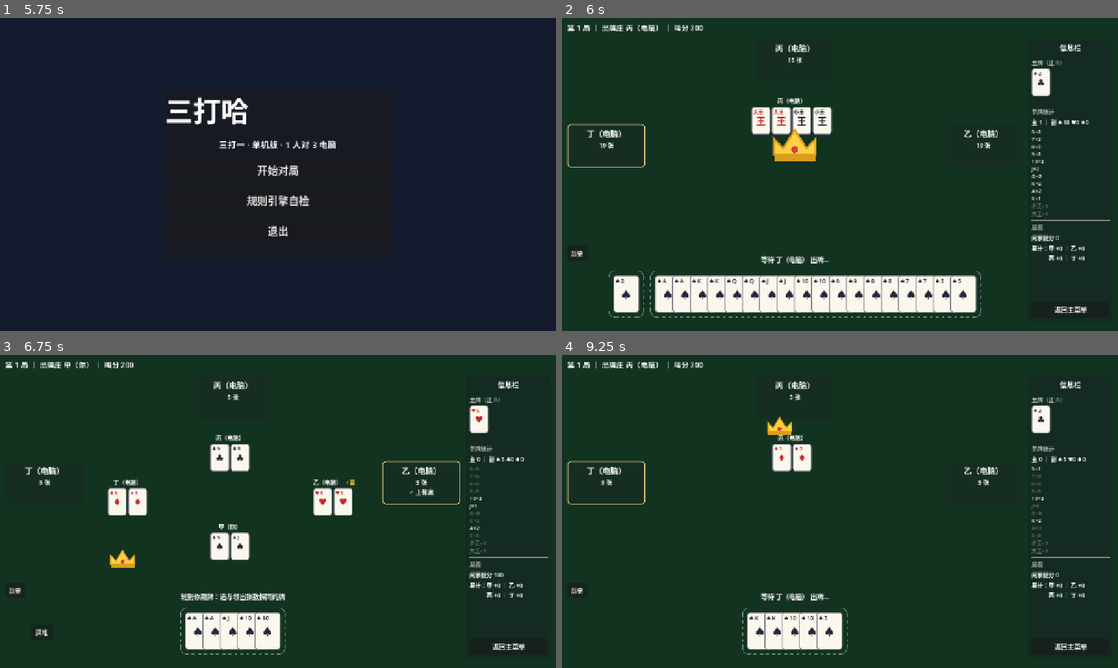
Above: before the commit, frames 1-4 (two rows, left to right).
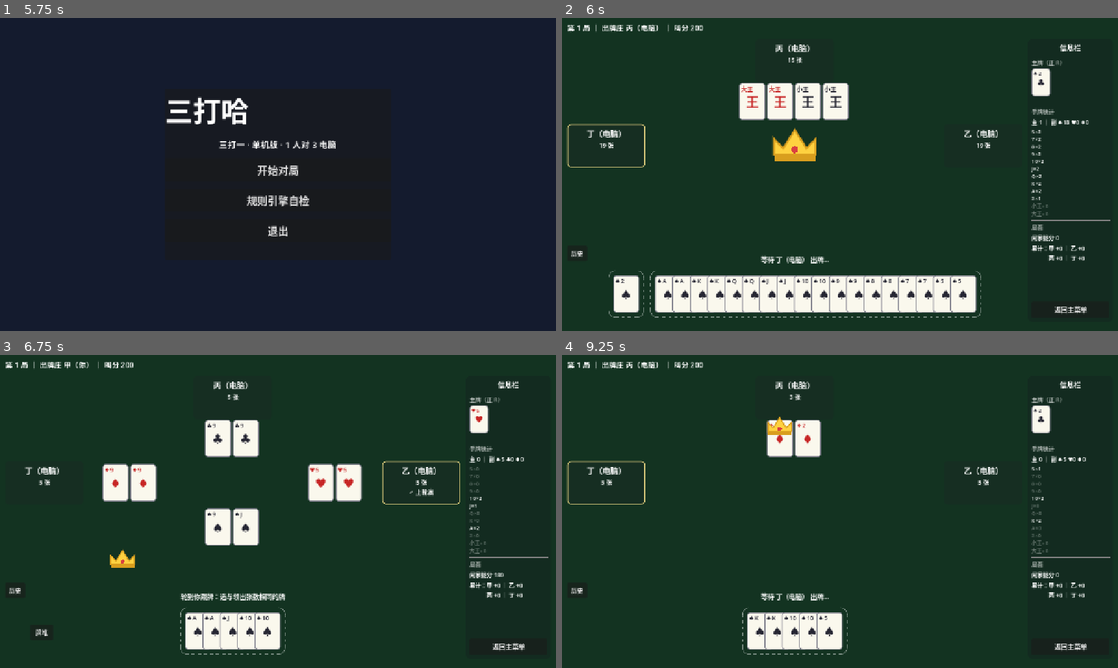
Above: after the commit, the same moments.

Repository: longy1/three-beat-one
Game: Godot game, scene res://scene/main_menu.tscn
The game is run twice, just before and just after one commit, with the same random seed, the same clock (stepped at 60 frames per second) and the same inputs.
Inputs:
- Up to frame 1 (5.75 s): click "开始对局" at 0.5 s; click "叫 135" at 1.25 s; click "返回主菜单" at 2 s; click "开始对局" at 2.75 s; click "叫 140" at 3.5 s; click "历史" at 4.25 s; click "返回主菜单" at 5 s
- Up to frame 2 (6 s): click "规则引擎自检" at 5.75 s
- Up to frame 3 (6.75 s): click "出牌" at 6.5 s
- Up to frame 4 (9.25 s): click "返回主菜单" at 7.25 s; click "历史" at 8 s; click "规则引擎自检" at 8.75 s

Frame 1 is identical in both runs. In frame 2, 2.7% of the frame differs, in the area x 31-52%, y 20-38%; in frame 3, 5.2%, in the area x 18-66%, y 20-66%; in frame 4, 1.1%.

Commit message:
ui: 出牌区去掉姓名标签（信息在姓名版），牌恢复正常尺寸

Diff:
--- a/script/game_table.gd
+++ b/script/game_table.gd
@@ -724,33 +724,18 @@
 		shown = engine.last_trick
 	for play in shown:
 		var seat: int = play.seat
-		var box := VBoxContainer.new()
-		var name_row := HBoxContainer.new()
-		_add_name_label(name_row, SEAT_NAMES[seat])
-		if _last_trick_winner == seat:
-			_add_name_label(name_row, " ✓赢", Color(1, 0.85, 0.3))
-		box.add_child(name_row)
+		# 出牌区只渲染牌（归属信息在姓名版）；赢家标记见姓名版「✓ 上轮赢」
 		var cards_row := HBoxContainer.new()
-		cards_row.add_theme_constant_override("separation", 3)
+		cards_row.add_theme_constant_override("separation", 4)
 		for c in play.cards:
-			cards_row.add_child(CardWidget.create(c, true, true))
-		box.add_child(cards_row)
-		trick_area.add_child(box)
-		var width: int = play.cards.size() * 48 + 8
+			cards_row.add_child(CardWidget.create(c, true))
+		trick_area.add_child(cards_row)
+		var width: float = play.cards.size() * (CardWidget.SIZE_NORMAL.x + 4)
 		var base: Vector2 = TRICK_ANCHORS[seat] * trick_area.size  # 相对锚点 × 层尺寸
-		box.position = base - Vector2(width / 2.0, 12)
+		cards_row.position = base - Vector2(width / 2.0, CardWidget.SIZE_NORMAL.y / 2.0)
 	# 新一轮开始（无快照、至多只有领出）时清除赢家标记
 	if engine.last_trick.is_empty() and engine.current_plays.size() <= 1:
 		_last_trick_winner = -1
-
-
-func _add_name_label(row: HBoxContainer, text: String, color := Color.WHITE) -> void:
-	var l := Label.new()
-	l.text = text
-	l.add_theme_font_size_override("font_size", 13)
-	l.modulate = color
-	row.add_child(l)
-	row.alignment = BoxContainer.ALIGNMENT_CENTER
 
 
 func _clear_trick_area() -> void:
